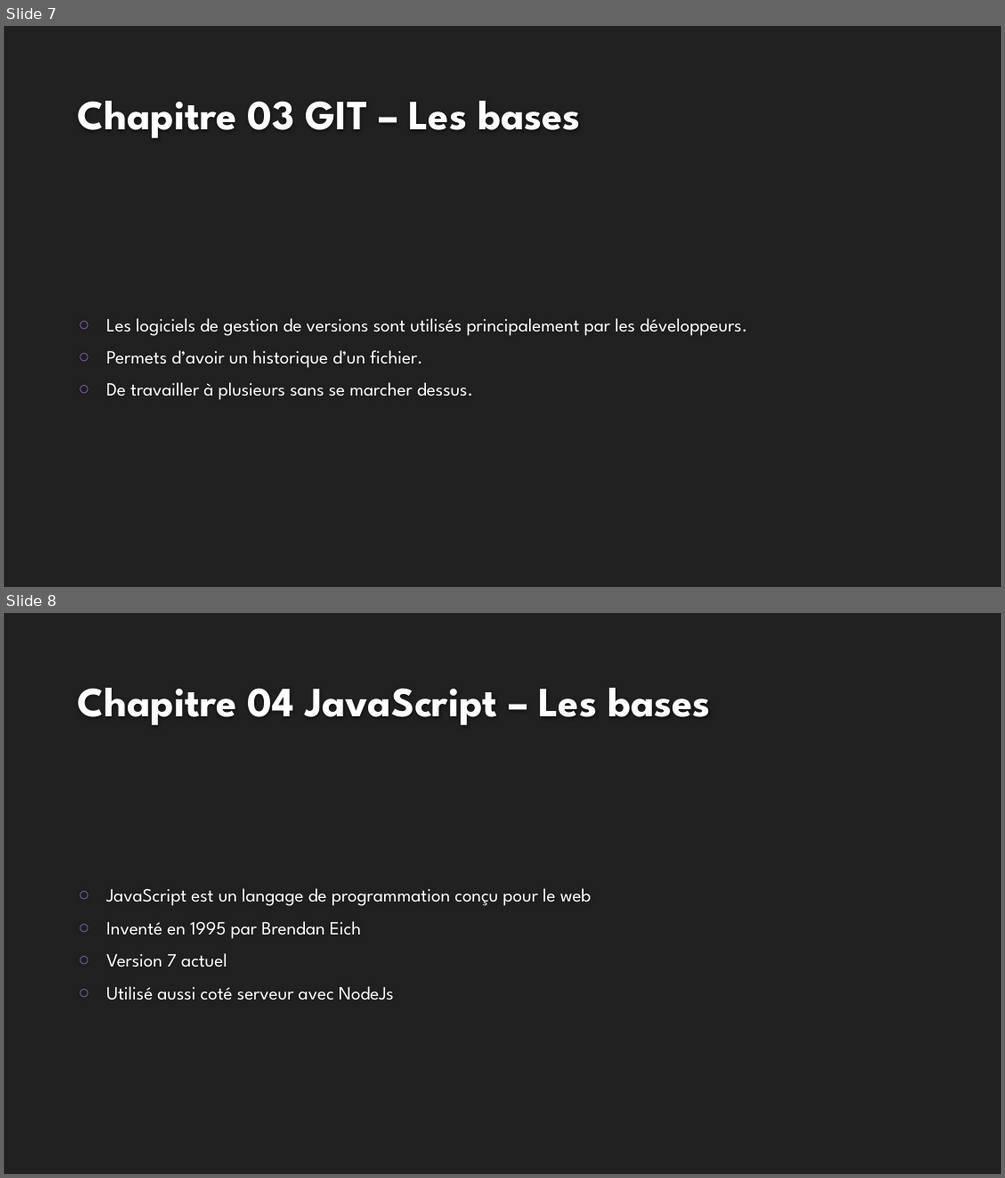
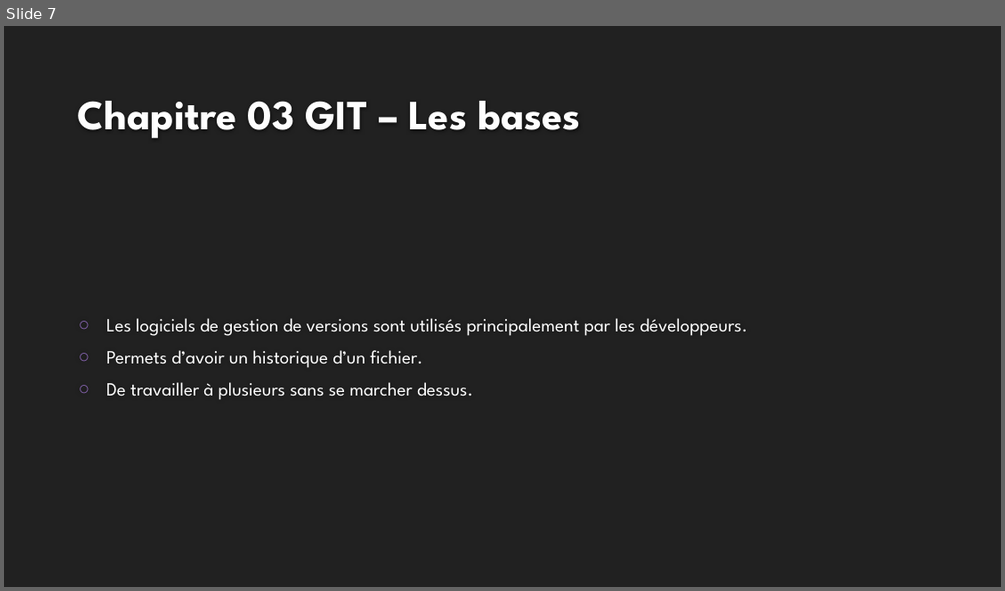
Before and after one commit to mehdiAberkane/Exo-html-css, a slide deck: Formation HTML.pptx. Shown one above the other, each under a label of ours: slides 7 and 8 before the commit, slide 7 after it. The pictures are 1005x1178 and 1005x591 pixels, drawn with LibreOffice and Linux fonts; fonts in the diff are those of the drawing; background and template pictures are left out. Boxes give left, top, right and bottom in pixels: in the first picture for what was removed or moved away, otherwise in the second. Text is boxed around its words. In the diff, an @@ line names an element or a change of style, - is before the commit and + after.

```diff
--- a/Formation HTML.pptx
+++ b/Formation HTML.pptx
@@ slide 8 removed at <box>4,613,1001,1174</box>, background #212121 @@
@@ title removed at <box>78,688,710,725</box> @@
-Chapitre 04 JavaScript – Les bases
@@ text removed at <box>106,888,591,1000</box> @@
-○ JavaScript est un langage de programmation conçu pour le web
-○ Inventé en 1995 par Brendan Eich
-○ Version 7 actuel
-○ Utilisé aussi coté serveur avec NodeJs
```
Also in this commit, not shown: 1 slide changed, 2 other files.
